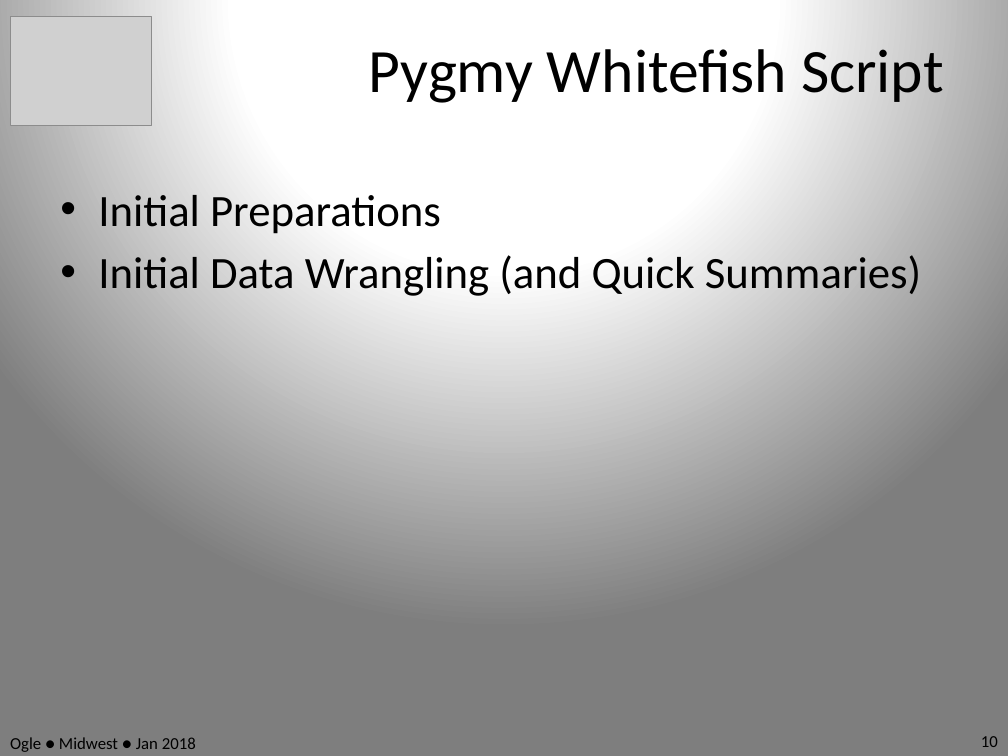
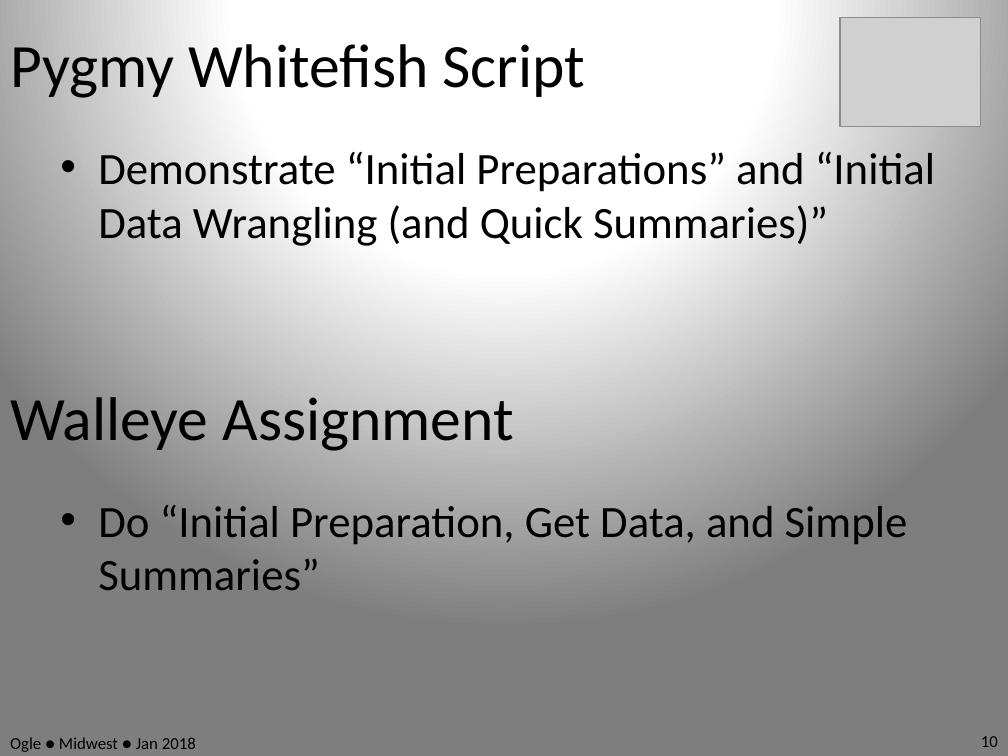
Before and after one commit to anhnguyendepocen/RcourseMidwest2018, a slide deck: slide 10 of Slides.pptx. Drawn at 1008x756 pixels with LibreOffice and Linux fonts; fonts in the diff are those of the drawing; grey boxes stand for pictures. Boxes give left, top, right and bottom in pixels: in the first picture for what was removed or moved away, otherwise in the second. Text is boxed around its words. In the diff, an @@ line names an element or a change of style, - is before the commit and + after.

Commit message:
Updated slides

```diff
--- a/Slides.pptx
+++ b/Slides.pptx
@@ text "Pygmy Whitefish Script": place and size @@
-text "Pygmy Whitefish Script" at <box>369,49,944,103</box>
+text "Pygmy Whitefish Script" at <box>10,44,585,98</box>
@@ text "Pygmy Whitefish Script" at <box>10,44,585,98</box>: alignment centre to left @@
@@ picture: place and size @@
-picture at <box>10,17,151,126</box>
+picture at <box>840,17,981,126</box>
@@ text at <box>98,152,935,246</box>: text changed @@
-• Initial Preparations
-• Initial Data Wrangling (and Quick Summaries)
+• Demonstrate “Initial Preparations” and “Initial Data Wrangling (and Quick Summaries)”
@@ text added at <box>10,397,513,451</box>, 44 pt, text #000000 @@
+Walleye Assignment
@@ text added at <box>98,505,908,590</box>, 32 pt, text #000000 @@
+• Do “Initial Preparation, Get Data, and Simple Summaries”
```
Also in this commit, not shown: 58 other slides changed, 1 slide added, 1 slide removed.
